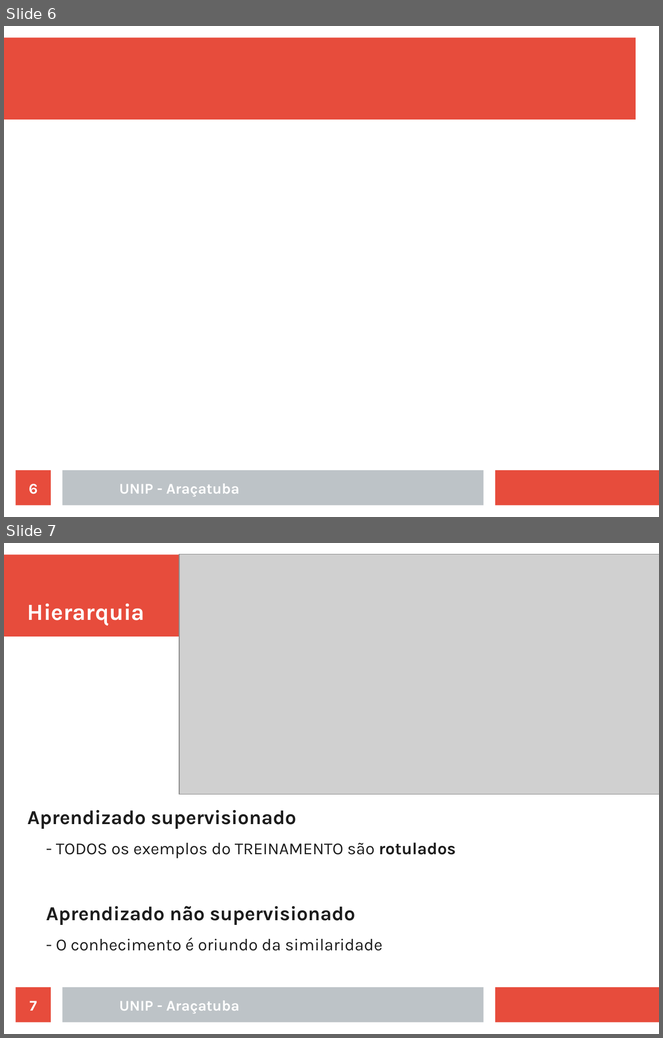
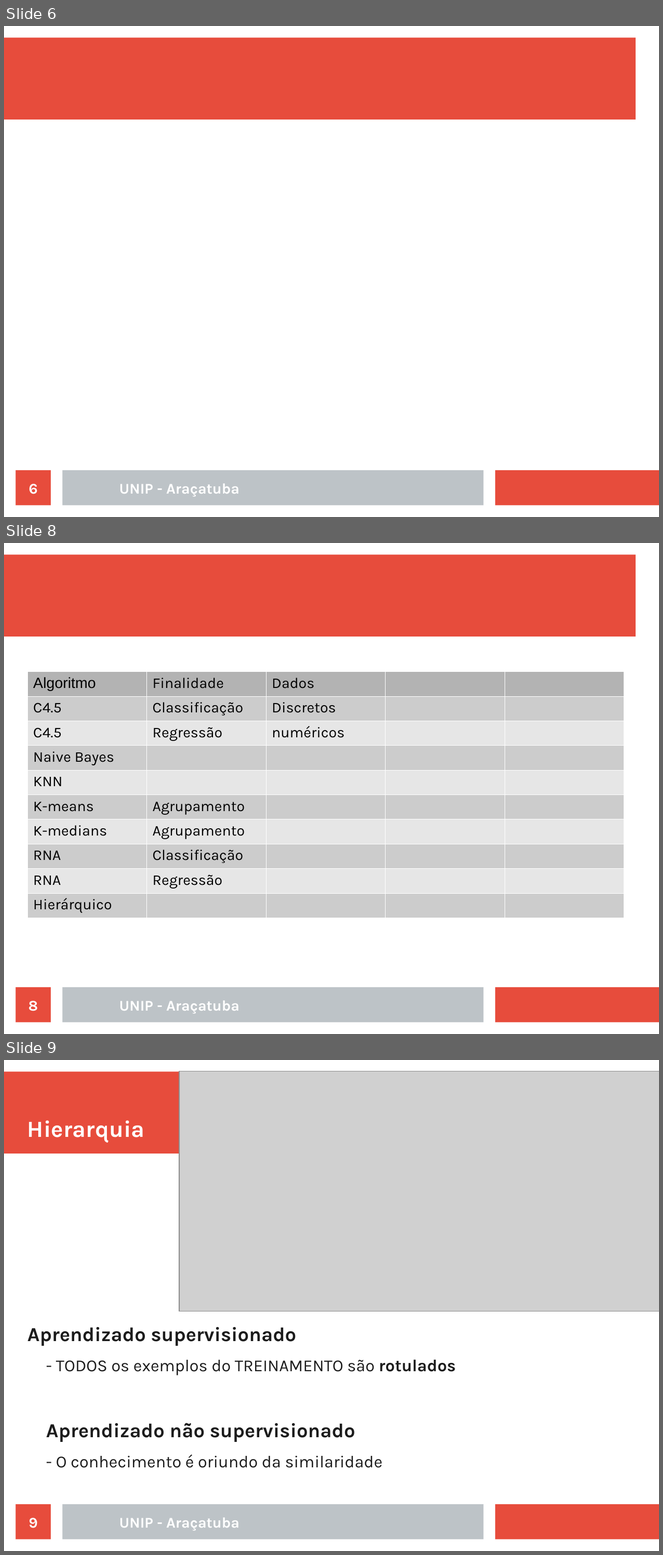
Before and after one commit to rafaelstojoao/pos-unip, a slide deck: [2020][modulo][Machine_Learning]/[aula]03[outrosAlgoritmos].odp. Shown one above the other, each under a label of ours: slides 6 and 7 before the commit, slides 6, 8 and 9 after it; the slides between them are not shown. The pictures are 663x1038 and 663x1555 pixels, drawn with LibreOffice and Linux fonts; fonts in the diff are those of the drawing; grey boxes stand for pictures. Boxes give left, top, right and bottom in pixels: in the first picture for what was removed or moved away, otherwise in the second. Text is boxed around its words. In the diff, an @@ line names an element or a change of style, - is before the commit and + after.

```diff
--- a/[2020][modulo][Machine_Learning]/[aula]03[outrosAlgoritmos].odp
+++ b/[2020][modulo][Machine_Learning]/[aula]03[outrosAlgoritmos].odp
@@ slide 8 added at [4, 543, 659, 1034], background #FFFFFF; not listed: 3 template elements that a slide beside it also shows @@
@@ table added at [27, 672, 625, 918], 10 rows, 5 columns @@
+Algoritmo | Finalidade | Dados |  | 
+C4.5 | Classificação | Discretos |  | 
+C4.5 | Regressão | numéricos |  | 
+Naive Bayes |  |  |  | 
+KNN |  |  |  | 
+K-means | Agrupamento |  |  | 
+K-medians | Agrupamento |  |  | 
+RNA | Classificação |  |  | 
+RNA | Regressão |  |  | 
+Hierárquico |  |  |  | 
@@ page number added at [16, 988, 51, 1023], fill #E74C3C, 18 pt, text #FFFFFF, bold @@
+8
@@ text added at [119, 1001, 240, 1014], 18 pt, text #FFFFFF, bold @@
+UNIP - Araçatuba
@@ what was slide 7 is now slide 9 @@
@@ page number at [29, 1518, 38, 1529]: text changed @@
-7
+9
```
Also in this commit, not shown: 1 slide changed, 1 other slide added, 17 other files.
